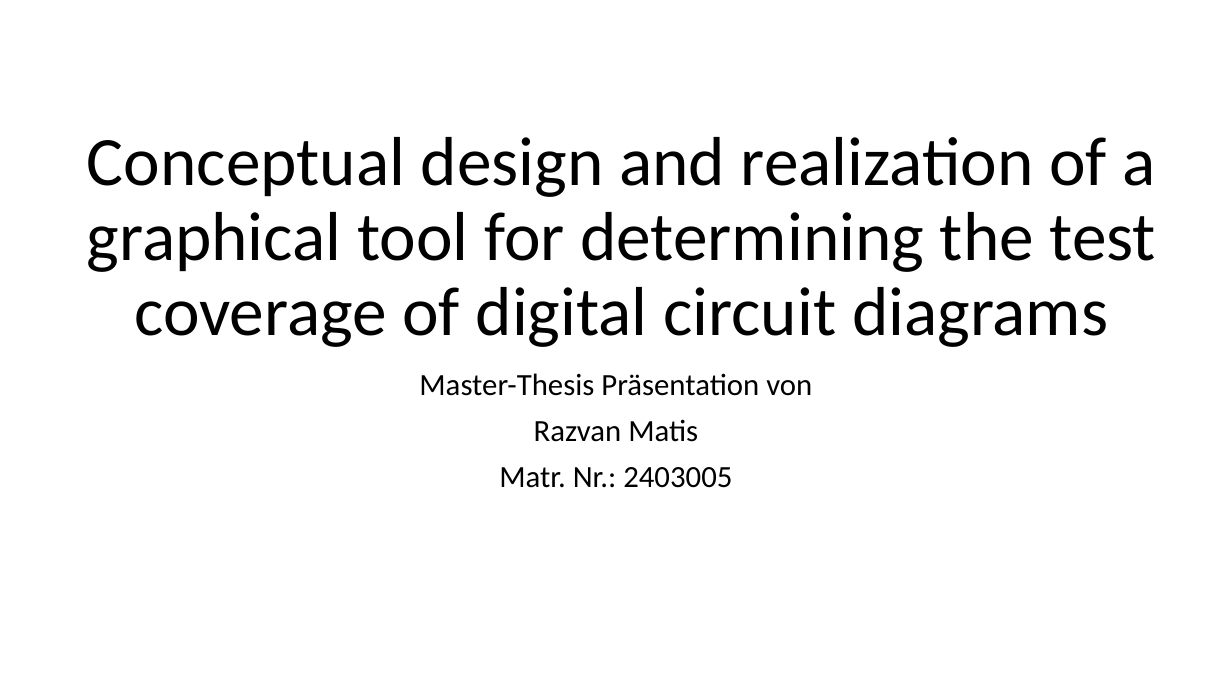
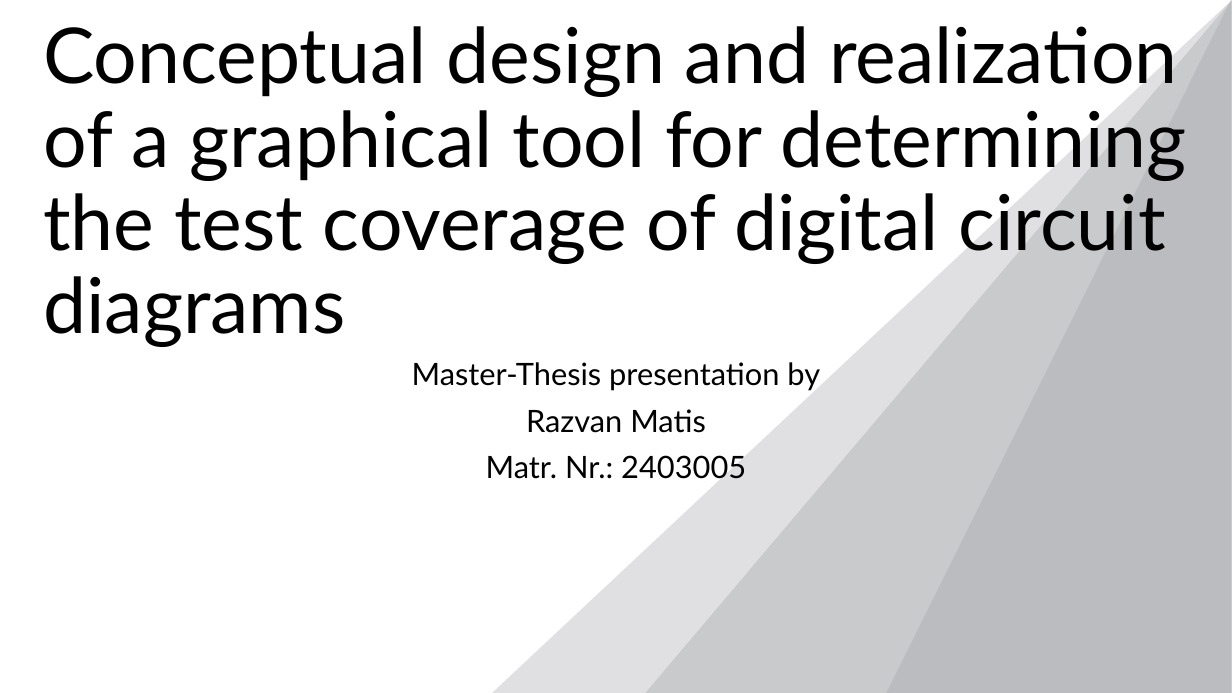
Before and after one commit to Razvanmatis/SmartIctAnalyzer, a slide deck: slide 1 of Präsentation/Conceptual design and realization of a graphical tool.pptx. Drawn at 1232x693 pixels with LibreOffice and Linux fonts; fonts in the diff are those of the drawing; background and template pictures are left out. Boxes give left, top, right and bottom in pixels: in the first picture for what was removed or moved away, otherwise in the second. Text is boxed around its words. In the diff, an @@ line names an element or a change of style, - is before the commit and + after.

```diff
--- a/Präsentation/Conceptual design and realization of a graphical tool.pptx
+++ b/Präsentation/Conceptual design and realization of a graphical tool.pptx
@@ title "Conceptual design and realization of ...": place and size @@
-title "Conceptual design and realization of ..." at (87,137,1156,347)
+title "Conceptual design and realization of ..." at (43,26,1187,346)
@@ title "Conceptual design and realization of ..." at (43,26,1187,346): size 54 to 60 pt, font Calibri to Lato; alignment centre to left @@
@@ triangle added at (492,0,1232,693), fill #A8A9AD at 35% opacity @@
@@ triangle added at (646,0,1232,693), fill #A8A9AD at 40% opacity @@
@@ triangle added at (886,0,1231,693), fill #A8A9AD at 40% opacity @@
@@ subtitle "Master-Thesis presentation by": place and size @@
-subtitle "Master-Thesis presentation by" at (419,373,812,488)
+subtitle "Master-Thesis presentation by" at (412,362,820,479)
@@ subtitle at (412,362,820,391): text changed; font Calibri to Lato @@
-Master-Thesis Präsentation von
+Master-Thesis presentation by
@@ subtitle at (486,409,746,479): font Calibri to Lato in "Razvan Matis", "Matr. Nr.: 2403005" @@
```
Also in this commit, not shown: 19 slides added.
